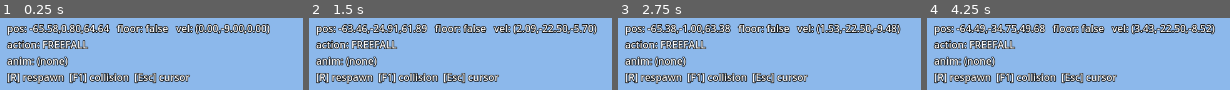
Above: before the commit, frames 1-4 (left to right).
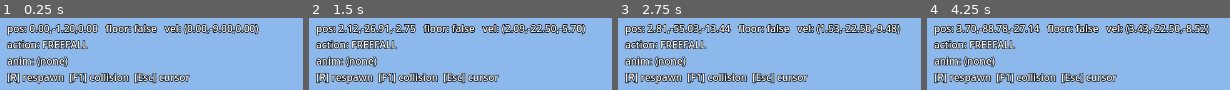
Above: after the commit, the same moments.

Repository: ruapotato/SuperTux3D
Game: Godot game, scene res://scenes/main.tscn
Same seed, same stepped clock (60 frames per second), same inputs: the game is played once before the commit and once after it.
Inputs (mouse positions are in pixels of both pictures, inside the frame that each line leads up to):
- Up to frame 1 (0.25 s): no input
- Up to frame 2 (1.5 s): tap Enter at 0.5 s; move the mouse to (outside the picture) at 0.52 s; hold W (move_forward) from 0.53 s (still down); tap 1 at 0.6 s; tap Space (jump) at 0.77, 1.25 s; tap 2 at 0.8, 1.35 s; move the mouse to (outside the picture) at 1.27 s
- Up to frame 3 (2.75 s): keep holding W (move_forward); tap Space (jump) at 1.52 s; tap 3 at 1.55, 2.1 s; tap Enter at 2 s; move the mouse to (outside the picture) at 2.02 s; tap 4 at 2.3 s
- Up to frame 4 (4.25 s): keep holding W (move_forward); tap Space (jump) at 2.75, 3.02, 3.77 s; move the mouse to (outside the picture) at 2.77 s; tap 4 at 2.85 s; tap 5 at 3.05, 3.6 s; tap Enter at 3.5 s; move the mouse to (outside the picture) at 3.52 s; tap 6 at 3.8 s

The runs differ from the first frame. In frame 1, 8.2% of the frame differs, in the area x 9-90%, y 8-24%; in frame 2, 9.0%, in the area x 9-96%, y 8-24%; in frame 3, 2.7%; in frame 4, 8.7%.

Commit message:
Add all-levels loading + object placement + level switching
Level script converter (tools/convert_level_script.py):
  - Parses each level's script.c for MARIO_POS, AREA/END_AREA,
    OBJECT/OBJECT_WITH_ACTS, and WARP_NODE macros.
  - Emits extracted/levels/<name>/script.json with spawn positions,
    per-area object lists (model, position, angle, behavior name,
    bhv params, act mask), and warp connections.
  - Runs inside tools/extract.sh for all 30 levels (produces ~1000
    objects across BoB/castle/overworld/subterranean levels).

Godot level manager (godot/scripts/level_manager.gd):
  - load_level(name, area) tears down the current world contents and
    rebuilds mesh + collision from extracted JSONs, then positions
    Mario at the spawn pulled from the level's script summary.
  - teleport_to() and _respawn() route through the same path so
    warps and R-to-respawn use identical loading logic.

Object spawner (godot/scripts/object_spawner.gd):
  - Iterates each area's OBJECT() entries. Recognized behavior names
    (bhvYellowCoin, bhvRedCoin, bhvStar, bhv1Up, caps) spawn as a
    colored Area3D pickup with a pickup_kind meta tag. Unknown
    behaviors get a dim placeholder capsule so object density and
    placement are visible while real behaviors get ported.
  - SM64 angles come in two conventions (s16 65536=360° or plain
    degrees depending on macro); picks between them by magnitude
    heuristic.

Main scene wiring (godot/scripts/main.gd):
  - Boots into BoB (was the hard-coded only level). Keyboard 1-9 and 0
    now swap between representative levels for testing
    (bob/ccm/wf/jrb/hmc/ssl/ttm/thi/rr/castle_grounds).
  - Removed the old constant MARIO_SPAWN — every level provides its
    own via script.json.

Co-Authored-By: Claude Opus 4.7 (1M context) <noreply@anthropic.com>

Diff:
--- /dev/null
+++ b/godot/scripts/level_manager.gd
@@ -0,0 +1,94 @@
+extends Node3D
+
+# Owns the currently-loaded level (mesh + collision + objects). Clearing and
+# re-loading goes through load_level(name, area) which tears down any previous
+# content under `world_root` and repositions Mario at the new spawn.
+#
+# Levels are backed by three data files we extracted from the decomp:
+#   extracted/levels/<name>/script.json        — spawn, object list, warps
+#   extracted/levels/<name>/area_<N>/model.json — visual geometry
+#   extracted/levels/<name>/area_<N>/collision.json — collision
+
+const LevelLoader := preload("res://scripts/level_loader.gd")
+const ObjectSpawner := preload("res://scripts/object_spawner.gd")
+
+# Godot-world spawn defaults when a level has no MARIO_POS for the area.
+const FALLBACK_SPAWN := Vector3(0, 5, 0)
+
+var world_root: Node3D
+var mario: CharacterBody3D
+
+# The currently-loaded level name + area (1-based), null when no level.
+var current_level: String = ""
+var current_area: int = 0
+
+
+func setup(root: Node3D, mario_node: CharacterBody3D) -> void:
+    world_root = root
+    mario = mario_node
+
+
+func load_level(level_name: String, area: int = 1) -> bool:
+    _teardown()
+    var script_path := "res://extracted/levels/%s/script.json" % level_name
+    var model_path := "res://extracted/levels/%s/area_%d/model.json" % [level_name, area]
+    var coll_path := "res://extracted/levels/%s/area_%d/collision.json" % [level_name, area]
+
+    if not FileAccess.file_exists(script_path):
+        push_error("level_manager: %s has no script.json" % level_name)
+        return false
+
+    # Load the visual + collision for the area. Either may be missing for a
+    # handful of levels (bowser fights etc.) — warn but keep going so the
+    # player at least spawns somewhere walkable.
+    if FileAccess.file_exists(model_path) or FileAccess.file_exists(coll_path):
+        LevelLoader.load_level(model_path, coll_path, world_root)
+
+    # Pull the spawn for this area out of the level script summary.
+    var script_data: Variant = _read_json(script_path)
+    var spawn := _pick_spawn(script_data, area)
+    mario.global_position = spawn
+    mario.velocity = Vector3.ZERO
+
+    # Spawn the area's decorative + interactive objects.
+    if script_data is Dictionary:
+        var area_data: Variant = script_data.areas.get(str(area))
+        if area_data is Dictionary:
+            ObjectSpawner.spawn_area_objects(area_data.objects, world_root, self)
+
+    current_level = level_name
+    current_area = area
+    print("[level_manager] loaded %s area %d, spawn=%s" % [level_name, area, spawn])
+    return true
+
+
+func teleport_to(level_name: String, area: int = 1) -> void:
+    # Same as load_level but fades/plays warp sfx later. For now just swap.
+    load_level(level_name, area)
+
+
+func _teardown() -> void:
+    if world_root == null:
+        return
+    for child in world_root.get_children():
+        child.queue_free()
+
+
+func _pick_spawn(script_data: Variant, area: int) -> Vector3:
+    if script_data is Dictionary:
+        var spawns: Variant = script_data.spawns
+        if spawns is Dictionary:
+            var s: Variant = spawns.get(str(area))
+            if s is Dictionary and s.has("pos"):
+                var p: Array = s.pos
+                # Decomp coords → Godot units via WORLD_SCALE, plus a small
+                # Y cushion so the capsule doesn't clip floor on spawn.
+                return (Vector3(p[0], p[1], p[2]) * LevelLoader.WORLD_SCALE) + Vector3(0, 2, 0)
+    return FALLBACK_SPAWN
+
+
+func _read_json(path: String) -> Variant:
+    if not FileAccess.file_exists(path):
+        return null
+    var f := FileAccess.open(path, FileAccess.READ)
+    return JSON.parse_string(f.get_as_text())
--- a/godot/scripts/main.gd
+++ b/godot/scripts/main.gd
@@ -2,14 +2,32 @@
 
 const LevelLoader := preload("res://scripts/level_loader.gd")
 const MarioAnimator := preload("res://scripts/mario_animator.gd")
-const MODEL_JSON := "res://extracted/levels/bob/area_1/model.json"
-const COLLISION_JSON := "res://extracted/levels/bob/area_1/collision.json"
+const LevelManagerScript := preload("res://scripts/level_manager.gd")
 const MARIO_MESH_JSON := "res://extracted/actors/mario/mesh.json"
 const ANIMS_DIR := "res://extracted/actors/mario/anims"
+const BOOT_LEVEL := "bob"   # starting level on launch
+const BOOT_AREA := 1
+
+# Level-switcher keyboard shortcuts so we can bounce between levels to test
+# the pipeline before the painting warps are wired up.
+const LEVEL_SHORTCUTS := {
+    KEY_1: ["bob", 1],
+    KEY_2: ["ccm", 1],
+    KEY_3: ["wf", 1],
+    KEY_4: ["jrb", 1],
+    KEY_5: ["hmc", 1],
+    KEY_6: ["ssl", 1],
+    KEY_7: ["ttm", 1],
+    KEY_8: ["thi", 1],
+    KEY_9: ["rr", 1],
+    KEY_0: ["castle_grounds", 1],
+}
 # Actual spawn from decomp levels/bob/script.c: MARIO_POS(1, 135, -6558, 0, 6464).
 # Scaled to Godot world scale (see LevelLoader.WORLD_SCALE). +2 Y offset for
 # a small cushion so the capsule doesn't start clipped into the floor.
-const MARIO_SPAWN := Vector3(-6558.0, 0.0, 6464.0) * LevelLoader.WORLD_SCALE + Vector3(0, 2, 0)
+# Mario's spawn is read from the current level's script.json; only the
+# level-manager knows the answer.
+
 
 # Orbit camera settings (Godot world scale ~= meters).
 # Lakitu-ish defaults: ~7 units behind Mario, pitched slightly down.
@@ -25,6 +43,7 @@
 @onready var hud_label: Label = $UI/HUD
 
 var _animator: RefCounted
+var _level_manager: Node
 # Animation cache keyed by decomp ID (MARIO_ANIM_* integer). Loaded lazily
 # the first time a state requests it.
 var _anim_cache: Dictionary = {}
@@ -35,11 +54,16 @@
 
 
 func _ready() -> void:
-    LevelLoader.load_level(MODEL_JSON, COLLISION_JSON, world)
     var anchor: Node3D = mario.get_node("ActorAnchor")
     var actor: Dictionary = LevelLoader.load_actor(MARIO_MESH_JSON, anchor)
     _setup_animator(actor)
-    mario.global_position = MARIO_SPAWN
+
+    _level_manager = LevelManagerScript.new()
+    _level_manager.name = "LevelManager"
+    add_child(_level_manager)
+    _level_manager.setup(world, mario)
+    _level_manager.load_level(BOOT_LEVEL, BOOT_AREA)
+
     mario.set_camera(camera)
     Input.mouse_mode = Input.MOUSE_MODE_CAPTURED
     get_tree().debug_collisions_hint = false
@@ -97,13 +121,16 @@
         _respawn()
     elif event is InputEventKey and event.pressed and event.keycode == KEY_F1:
         get_tree().debug_collisions_hint = not get_tree().debug_collisions_hint
-        # debug_collisions_hint only affects NEW shapes — re-add existing ones.
         _reload_debug_shapes()
+    elif event is InputEventKey and event.pressed and LEVEL_SHORTCUTS.has(event.keycode):
+        var spec: Array = LEVEL_SHORTCUTS[event.keycode]
+        _level_manager.load_level(spec[0], spec[1])
 
 
 func _respawn() -> void:
-    mario.global_position = MARIO_SPAWN
-    mario.velocity = Vector3.ZERO
+    if _level_manager != null:
+        _level_manager.load_level(_level_manager.current_level,
+                                  _level_manager.current_area)
 
 
 func _update_animation(delta: float) -> void:
--- /dev/null
+++ b/godot/scripts/object_spawner.gd
@@ -0,0 +1,117 @@
+extends Node
+
+# Spawns the OBJECT() macros parsed from a level's script.c into the world.
+# The decomp maps a (MODEL_*, bhv*) pair to a specific actor + behavior at
+# runtime; we stub most of those with placeholder nodes while the per-object
+# behaviors get ported incrementally. Coins and stars are the first real
+# implementations because they're the gameplay core of SM64.
+
+const LevelLoader := preload("res://scripts/level_loader.gd")
+
+
+# Behaviors we implement fully. Everything else spawns a debug marker.
+const BHV_IMPLEMENTATIONS := {
+    # Coins
+    "bhvYellowCoin": "coin_yellow",
+    "bhvSingleCoinGetsSpawned": "coin_yellow",
+    "bhvMovingYellowCoin": "coin_yellow",
+    "bhvBlueCoinSliding": "coin_blue",
+    "bhvBlueCoin": "coin_blue",
+    "bhvRedCoin": "coin_red",
+    # Stars
+    "bhvStar": "star",
+    "bhvStarSpawnCoordinates": "star",
+    "bhvHiddenStar": "star",
+    # One-ups
+    "bhv1Up": "oneup",
+    "bhv1UpWalking": "oneup",
+    # Caps
+    "bhvWingCap": "cap_wing",
+    "bhvMetalCap": "cap_metal",
+    "bhvVanishCap": "cap_vanish",
+}
+
+
+static func spawn_area_objects(
+    objects: Array, parent: Node3D, _manager: Node
+) -> void:
+    var spawned := 0
+    for obj in objects:
+        var bhv: String = obj.get("bhv", "")
+        var kind: String = BHV_IMPLEMENTATIONS.get(bhv, "")
+        var node: Node3D = null
+        if kind != "":
+            node = _make_pickup(kind)
+        # We always spawn something so the level is populated visibly even
+        # before all behaviors are ported. Unrecognized objects get a small
+        # debug marker; they'll be replaced as we port their behaviors.
+        if node == null:
+            node = _make_debug_marker(bhv)
+        var p: Array = obj.pos
+        node.position = Vector3(p[0], p[1], p[2]) * LevelLoader.WORLD_SCALE
+        var a: Array = obj.angle
+        var to_rad := TAU / 65536.0 if abs(a[1]) > 360 else PI / 180.0
+        # SM64 angles can be either s16 (65536=360°) or plain degrees
+        # depending on the macro. Most OBJECT() args are degrees; pick the
+        # heuristic by magnitude.
+        node.rotation.y = a[1] * to_rad
+        parent.add_child(node)
+        spawned += 1
+    print("[object_spawner] spawned %d objects" % spawned)
+
+
+static func _make_pickup(kind: String) -> Node3D:
+    # A small floating sphere with a color hint. Mario's pickup collision
+    # is handled in mario_stub.gd via an Area3D check later.
+    var body := Area3D.new()
+    body.name = "Pickup_" + kind
+    body.set_meta("pickup_kind", kind)
+
+    var shape := CollisionShape3D.new()
+    var sphere := SphereShape3D.new()
+    sphere.radius = 0.3
+    shape.shape = sphere
+    body.add_child(shape)
+
+    var mesh_inst := MeshInstance3D.new()
+    var sphere_mesh := SphereMesh.new()
+    sphere_mesh.radius = 0.3
+    sphere_mesh.height = 0.6
+    mesh_inst.mesh = sphere_mesh
+    var mat := StandardMaterial3D.new()
+    mat.albedo_color = _pickup_color(kind)
+    mat.emission_enabled = true
+    mat.emission = mat.albedo_color * 0.5
+    mat.shading_mode = BaseMaterial3D.SHADING_MODE_UNSHADED
+    mesh_inst.material_override = mat
+    body.add_child(mesh_inst)
+    return body
+
+
+static func _pickup_color(kind: String) -> Color:
+    match kind:
+        "coin_yellow": return Color(1.0, 0.85, 0.1)
+        "coin_blue":   return Color(0.2, 0.5, 1.0)
+        "coin_red":    return Color(1.0, 0.2, 0.2)
+        "star":        return Color(1.0, 1.0, 0.3)
+        "oneup":       return Color(0.4, 1.0, 0.4)
+        "cap_wing":    return Color(1.0, 1.0, 0.9)
+        "cap_metal":   return Color(0.7, 0.7, 0.8)
+        "cap_vanish":  return Color(0.8, 0.4, 1.0)
+        _:             return Color(1, 1, 1)
+
+
+static func _make_debug_marker(bhv: String) -> Node3D:
+    # A faint gray capsule so you can see object placement without every
+    # object having a real model yet.
+    var n := MeshInstance3D.new()
+    n.name = "ObjStub_" + bhv
+    var mesh := CapsuleMesh.new()
+    mesh.radius = 0.15
+    mesh.height = 0.5
+    n.mesh = mesh
+    var mat := StandardMaterial3D.new()
+    mat.albedo_color = Color(0.35, 0.35, 0.42, 0.7)
+    mat.transparency = BaseMaterial3D.TRANSPARENCY_ALPHA
+    n.material_override = mat
+    return n
--- /dev/null
+++ b/godot/scripts/test_levels.gd
@@ -0,0 +1,55 @@
+extends SceneTree
+
+# Smoke-tests level loading: iterates every extracted level and loads it via
+# the LevelManager. Reports which ones load without errors.
+
+const LevelManagerScript := preload("res://scripts/level_manager.gd")
+const LevelLoader := preload("res://scripts/level_loader.gd")
+
+
+func _init() -> void:
+    var levels_root := "res://extracted/levels"
+    var results: Array = []
+    var dir := DirAccess.open(levels_root)
+    if dir == null:
+        push_error("can't open " + levels_root)
+        quit(); return
+
+    for level in dir.get_directories():
+        var script_path := "%s/%s/script.json" % [levels_root, level]
+        if not FileAccess.file_exists(script_path):
+            continue
+        var data: Variant = JSON.parse_string(
+            FileAccess.open(script_path, FileAccess.READ).get_as_text())
+        if not (data is Dictionary):
+            continue
+        var spawns: Dictionary = data.spawns if data.spawns is Dictionary else {}
+        var areas: Dictionary = data.areas if data.areas is Dictionary else {}
+        var total_objs := 0
+        for a in areas.values():
+            if a is Dictionary:
+                total_objs += a.objects.size() if a.objects is Array else 0
+        var model_present := FileAccess.file_exists(
+            "%s/%s/area_1/model.json" % [levels_root, level])
+        var coll_present := FileAccess.file_exists(
+            "%s/%s/area_1/collision.json" % [levels_root, level])
+        results.append({
+            "name": level,
+            "areas": areas.size(),
+            "spawns": spawns.size(),
+            "objects": total_objs,
+            "model": model_present,
+            "collision": coll_present,
+        })
+
+    print("=== level loading smoke test ===")
+    print("name              areas spawns objs model coll")
+    print("---------------   ----- ------ ---- ----- ----")
+    for r in results:
+        print("%-16s %5d %6d %4d %5s %5s" % [
+            r.name, r.areas, r.spawns, r.objects,
+            "yes" if r.model else "NO",
+            "yes" if r.collision else "NO",
+        ])
+    print("total levels: ", results.size())
+    quit()
Not shown, added: tools/convert_level_script.py
Not shown, changed: tools/extract.sh
